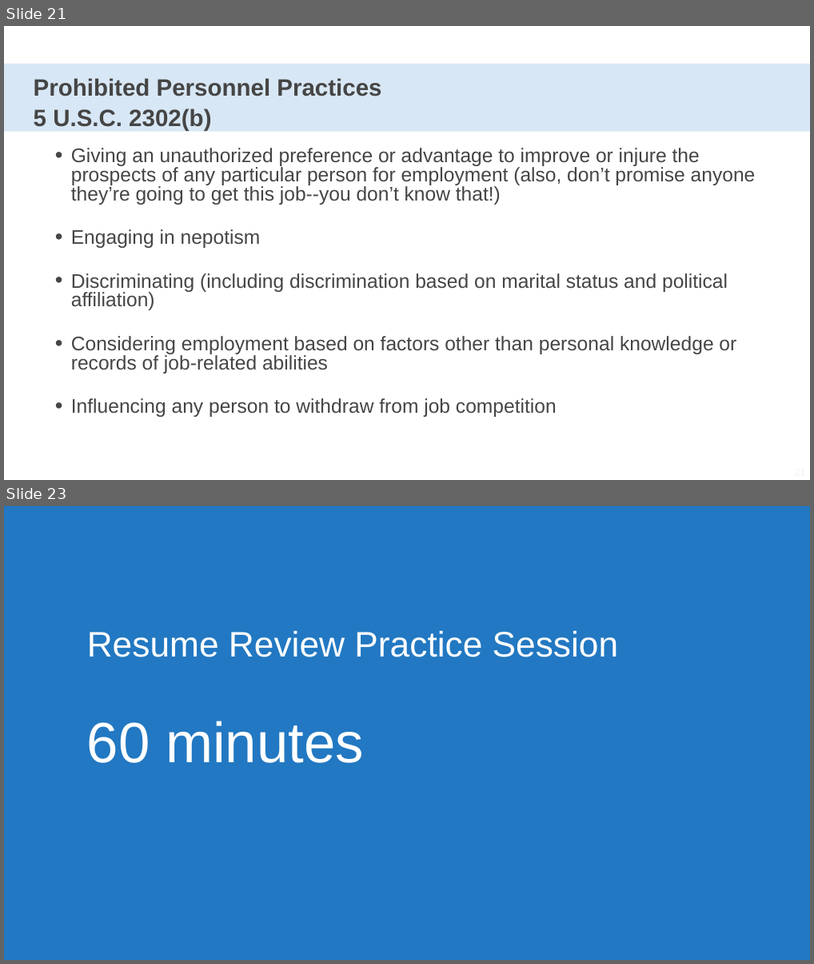
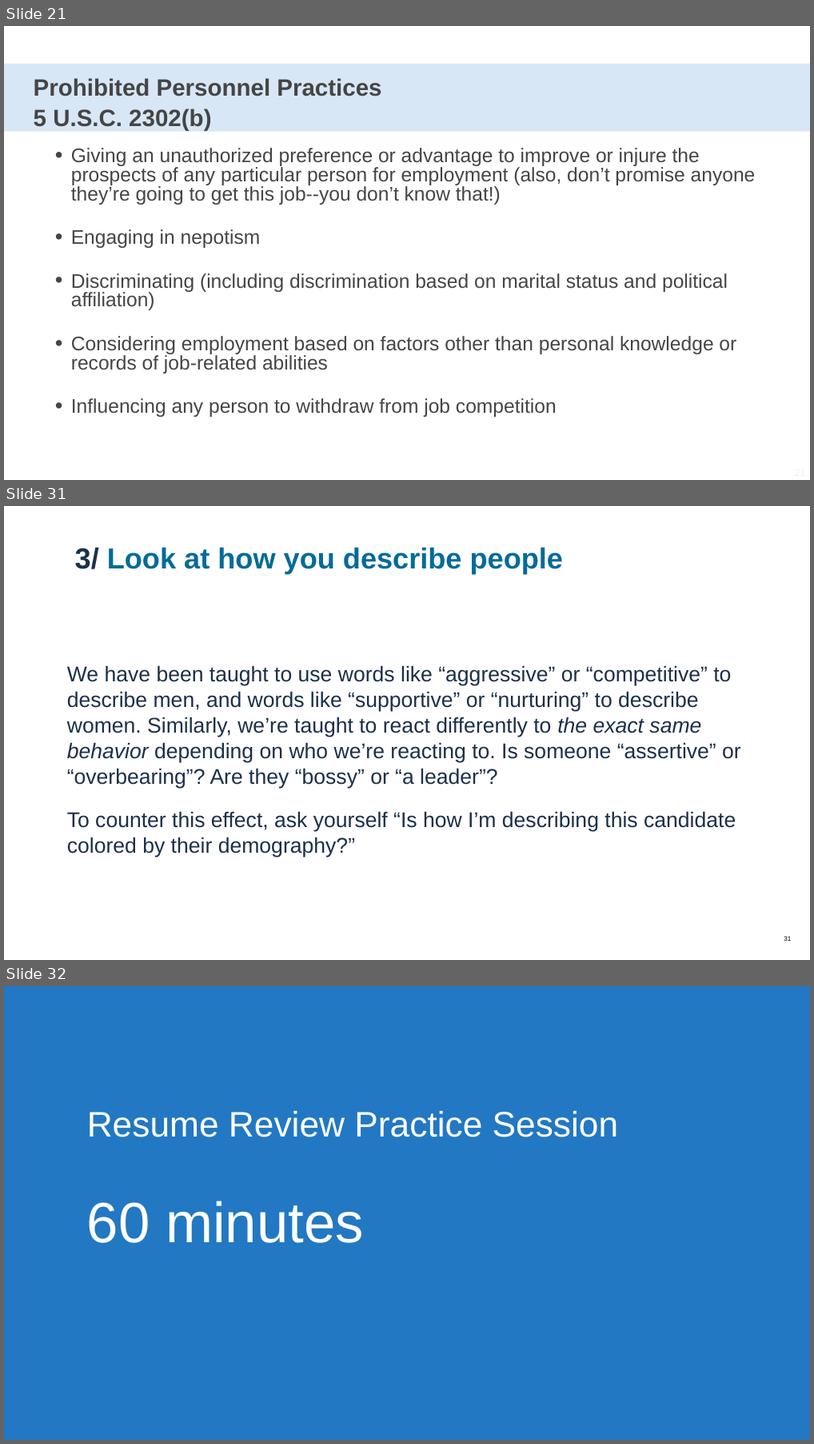
Before and after one commit to usds/SME-QA-Website, a slide deck: toolkit/reviewing-resumes/sme-training-resume-review-multirole.pptx. Shown one above the other, each under a label of ours: slides 21 and 23 before the commit, slides 21, 31 and 32 after it; the slides between them are not shown. The pictures are 814x964 and 814x1444 pixels, drawn with LibreOffice and Linux fonts; fonts in the diff are those of the drawing. Boxes give left, top, right and bottom in pixels: in the first picture for what was removed or moved away, otherwise in the second. Text is boxed around its words. In the diff, an @@ line names an element or a change of style, - is before the commit and + after.

```diff
--- a/toolkit/reviewing-resumes/sme-training-resume-review-multirole.pptx
+++ b/toolkit/reviewing-resumes/sme-training-resume-review-multirole.pptx
@@ slide 31 added at box(4, 506, 810, 960), background #FFFFFF @@
@@ title added at box(75, 547, 563, 573), 49 pt, text #046B99, bold @@
+3/ Look at how you describe people
@@ text added at box(67, 665, 742, 856), 36 pt, text #1C304A @@
+We have been taught to use words like “aggressive” or “competitive” to describe men, and words like “supportive” or “nurturing” to describe women. Similarly, we’re taught to react differently to the exact same behavior depending on who we’re reacting to. Is someone “assertive” or “overbearing”? Are they “bossy” or “a leader”?
+To counter this effect, ask yourself “Is how I’m describing this candidate colored by their demography?”
@@ page number added at box(784, 936, 791, 940), 11 pt, text #000000 @@
+31
@@ what was slide 23 is now slide 32 @@
```
Also in this commit, not shown: 1 slide changed, 9 other slides added, 1 slide removed, 1 other file.
